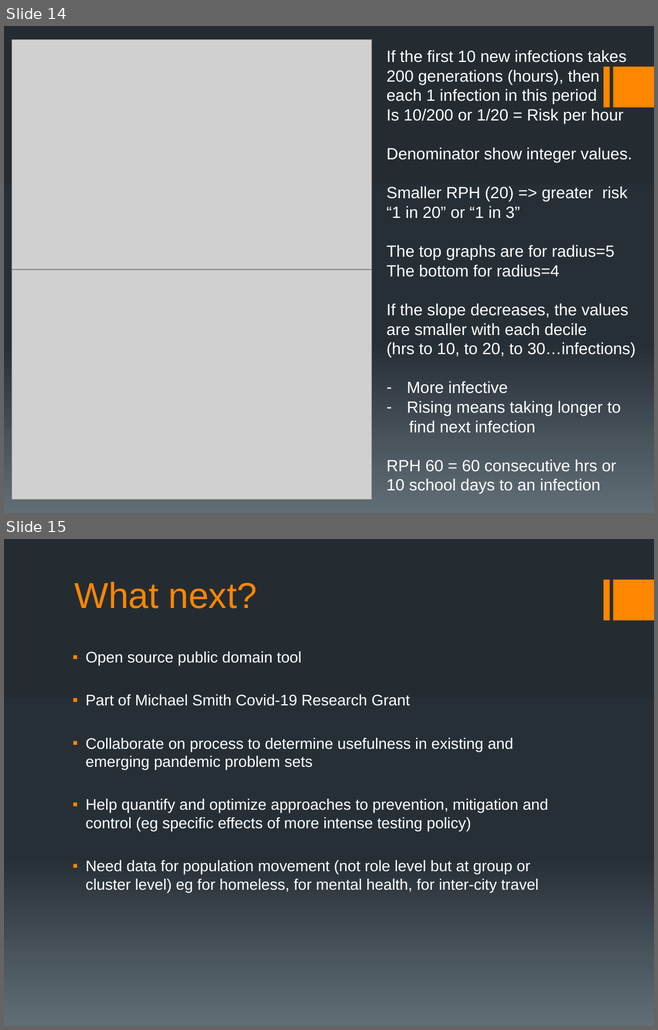
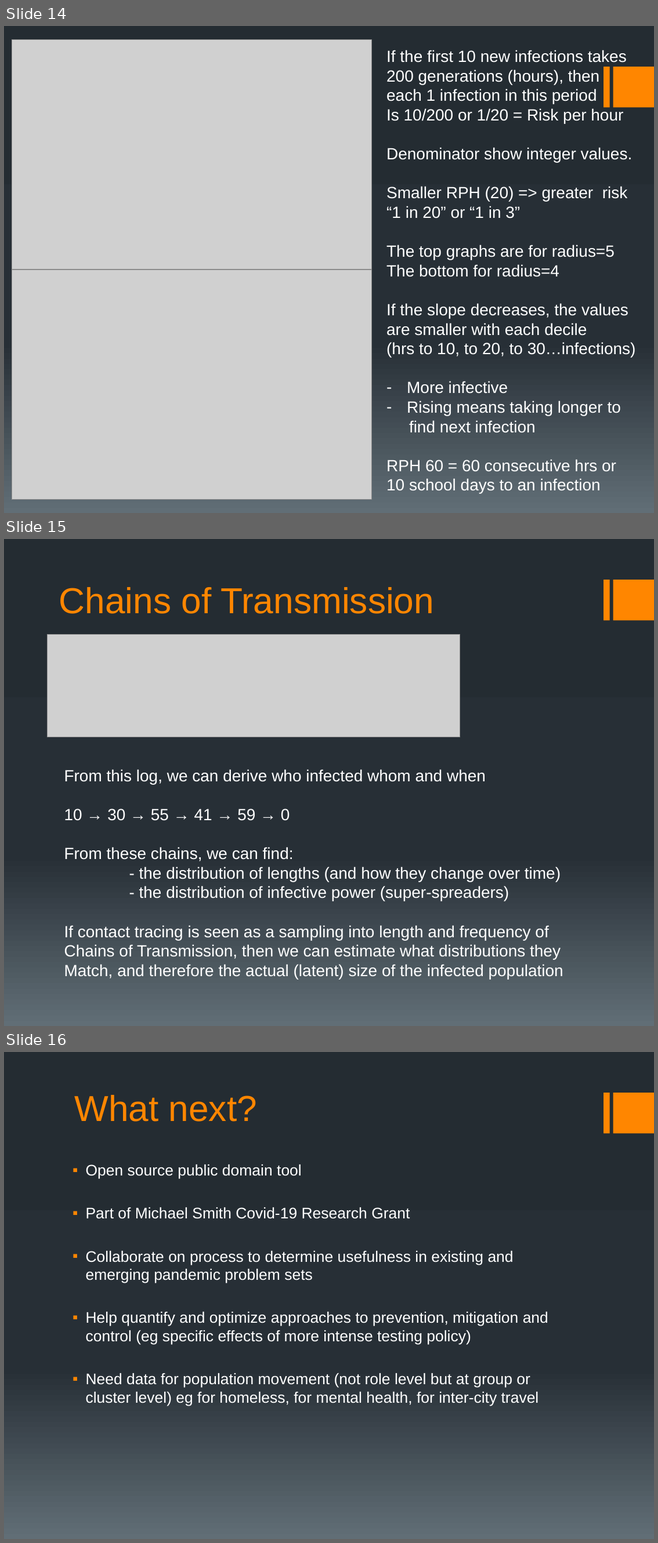
Before and after one commit to ecsendmail/MultiverseContagion, a slide deck: docs/CovidSIMVL 2020.09.22.pptx. Shown one above the other, each under a label of ours: slides 14 and 15 before the commit, slides 14, 15 and 16 after it. The pictures are 658x1030 and 658x1543 pixels, drawn with LibreOffice and Linux fonts; fonts in the diff are those of the drawing; grey boxes stand for pictures. Boxes give left, top, right and bottom in pixels: in the first picture for what was removed or moved away, otherwise in the second. Text is boxed around its words. In the diff, an @@ line names an element or a change of style, - is before the commit and + after.

Commit message:
Update ppr further
Chains of Transmission also added

```diff
--- a/docs/CovidSIMVL 2020.09.22.pptx
+++ b/docs/CovidSIMVL 2020.09.22.pptx
@@ slide 15 added at [4, 539, 654, 1026], background gradient #242C33 to #273037 to #636D76; not listed: 2 template elements that a slide beside it also shows @@
@@ title added at [59, 587, 434, 614], 40 pt, text #FF8600 @@
+Chains of Transmission
@@ picture added at [48, 635, 460, 738] @@
@@ text added at [64, 769, 563, 979], 18 pt, text #FFFFFF @@
+From this log, we can derive who infected whom and when
+10 → 30 → 55 → 41 → 59 → 0
+From these chains, we can find:
+- the distribution of lengths (and how they change over time)
+- the distribution of infective power (super-spreaders)
+If contact tracing is seen as a sampling into length and frequency of
+Chains of Transmission, then we can estimate what distributions they
+Match, and therefore the actual (latent) size of the infected population
@@ what was slide 15 is now slide 16 @@
```
